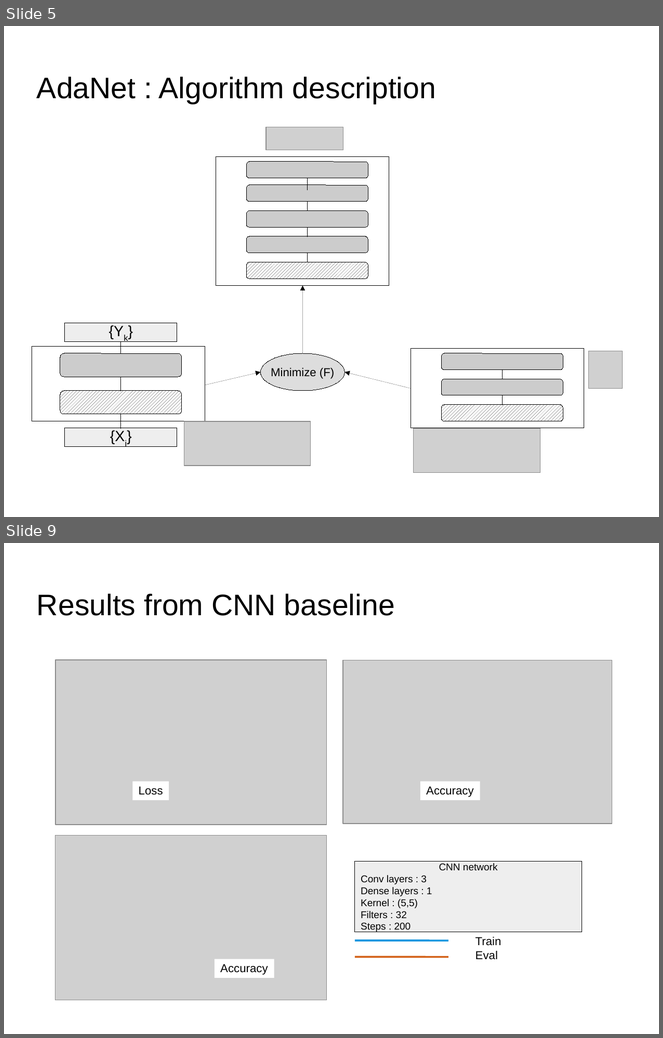
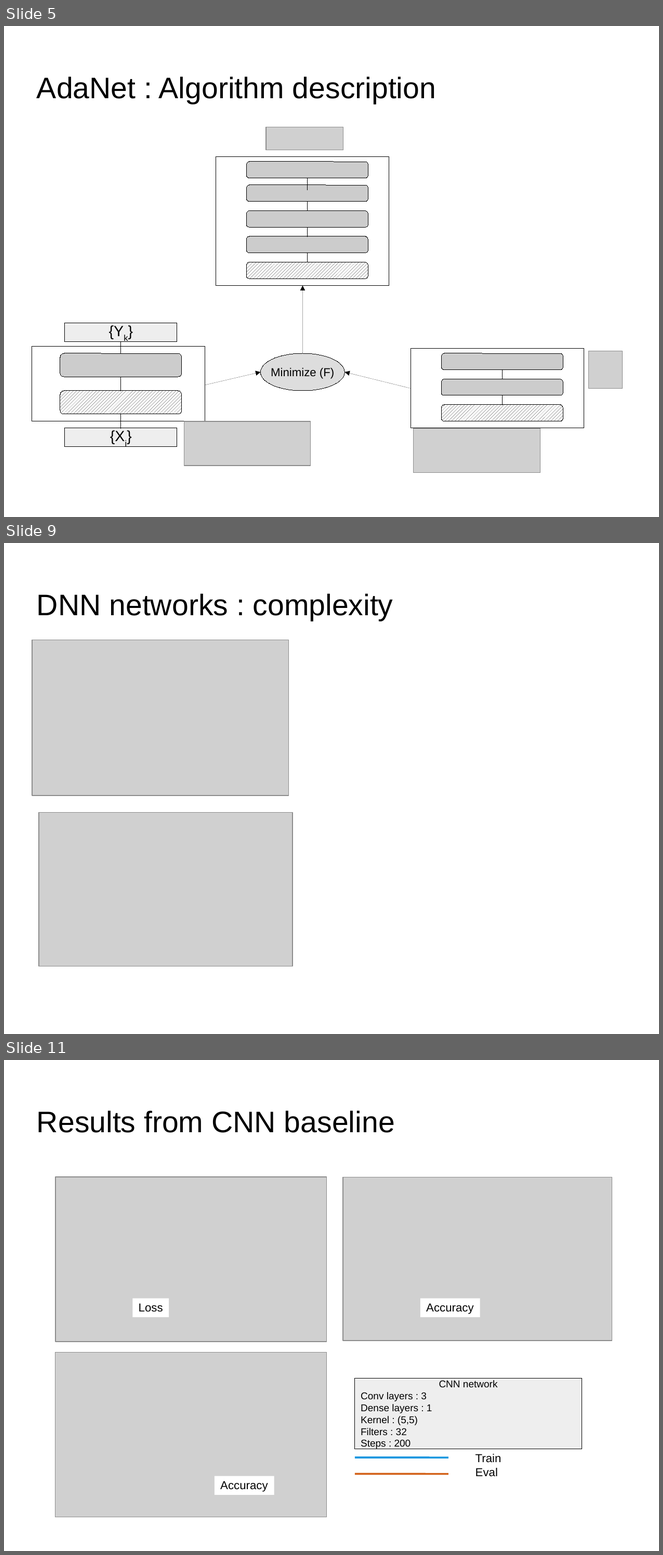
Before and after one commit to dataforcast/OC_Datascientist, a slide deck: P8/report/Openclassrooms_ParcoursDatascientist_P8-V1.odp. Shown one above the other, each under a label of ours: slides 5 and 9 before the commit, slides 5, 9 and 11 after it; the slides between them are not shown. The pictures are 663x1038 and 663x1555 pixels, drawn with LibreOffice and Linux fonts; fonts in the diff are those of the drawing; grey boxes stand for pictures; background and template pictures are left out. Boxes give left, top, right and bottom in pixels: in the first picture for what was removed or moved away, otherwise in the second. Text is boxed around its words. In the diff, an @@ line names an element or a change of style, - is before the commit and + after.

```diff
--- a/P8/report/Openclassrooms_ParcoursDatascientist_P8-V1.odp
+++ b/P8/report/Openclassrooms_ParcoursDatascientist_P8-V1.odp
@@ slide 9 added at (4,543,659,1034), background picture (left out) @@
@@ title added at (37,593,393,621), 36 pt, text #000000 @@
+DNN networks : complexity
@@ picture added at (32,640,289,796) @@
@@ picture added at (39,812,293,966) @@
@@ what was slide 9 is now slide 11 @@
```
Also in this commit, not shown: 1 slide changed, 3 other slides added, 2 slides removed, 7 other files.
